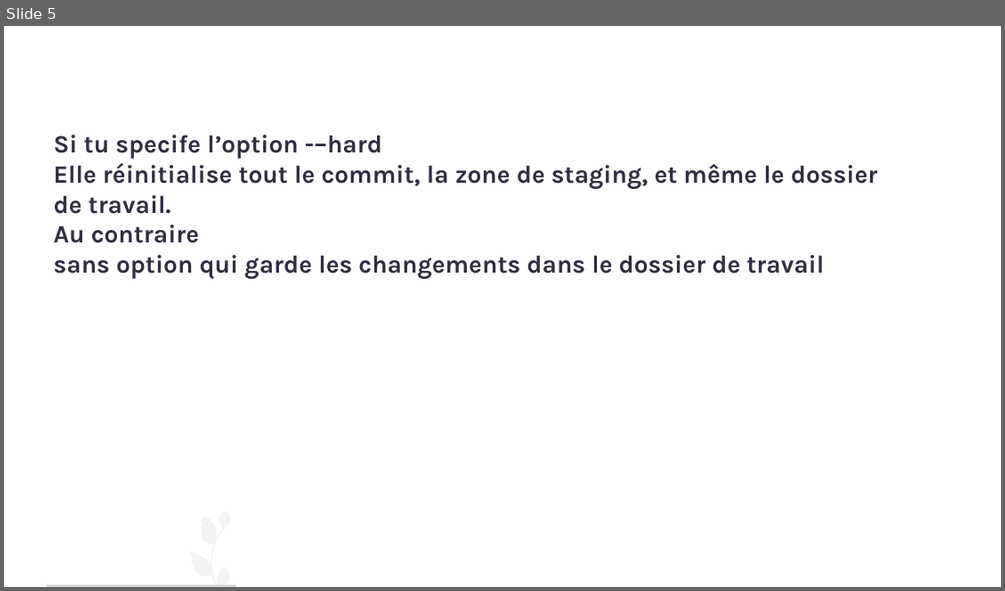
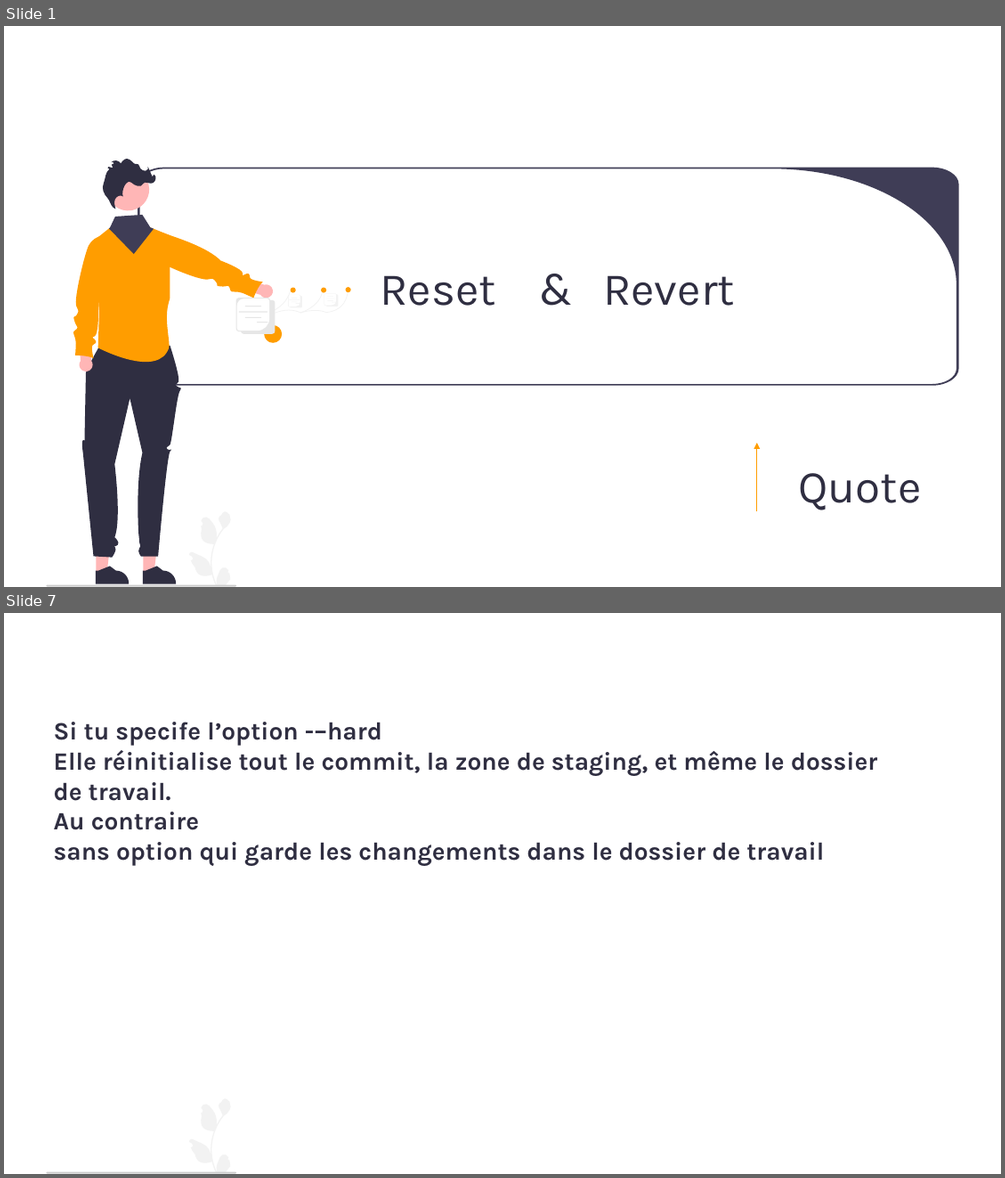
Before and after one commit to AbdessamadAbdaoui/Presentation_Git, a slide deck: presentation_Git.pptx. Shown one above the other, each under a label of ours: slide 5 before the commit, slides 1 and 7 after it; the slides between them are not shown. The pictures are 1005x591 and 1005x1178 pixels, drawn with LibreOffice and Linux fonts; fonts in the diff are those of the drawing. Boxes give left, top, right and bottom in pixels: in the first picture for what was removed or moved away, otherwise in the second. Text is boxed around its words. In the diff, an @@ line names an element or a change of style, - is before the commit and + after.

```diff
--- a/presentation_Git.pptx
+++ b/presentation_Git.pptx
@@ slide 1 added at (x1=4, y1=26, x2=1001, y2=587), background #FFFFFF @@
@@ freeform shape added at (x1=103, y1=159, x2=156, y2=208), fill #2F2E41 @@
@@ freeform shape added at (x1=107, y1=168, x2=150, y2=210), fill #FFB6B6 @@
@@ freeform shape added at (x1=138, y1=168, x2=959, y2=386), fill #3F3D56 @@
@@ freeform shape added at (x1=127, y1=211, x2=131, y2=211), fill #F2F2F2 @@
@@ freeform shape added at (x1=73, y1=235, x2=104, y2=358), fill #FF9D00 @@
@@ freeform shape added at (x1=97, y1=227, x2=170, y2=362), fill #FF9D00 @@
@@ freeform shape added at (x1=109, y1=215, x2=154, y2=254), fill #3F3D56 @@
@@ freeform shape added at (x1=150, y1=230, x2=263, y2=298), fill #FF9D00 @@
@@ freeform shape added at (x1=241, y1=279, x2=273, y2=298), fill #FFB6B6 @@
@@ text added at (x1=380, y1=275, x2=735, y2=305), 44 pt, text #2F2E41 @@
+Reset & Revert
@@ group added at (x1=235, y1=287, x2=351, y2=343): 28 freeform shapes @@
@@ freeform shape added at (x1=79, y1=339, x2=92, y2=371), fill #FFB6B6 @@
@@ freeform shape added at (x1=82, y1=346, x2=181, y2=557), fill #2F2E41 @@
@@ arrow added from (757, 511) to (757, 443), #FF9D00 0.5 pt @@
@@ text added at (x1=798, y1=473, x2=921, y2=510), 44 pt, text #2F2E41 @@
+Quote
@@ freeform shape added at (x1=96, y1=531, x2=112, y2=572), fill #FFB6B6 @@
@@ freeform shape added at (x1=143, y1=531, x2=159, y2=572), fill #FFB6B6 @@
@@ freeform shape added at (x1=189, y1=511, x2=231, y2=585), fill #F2F2F2 @@
@@ freeform shape added at (x1=46, y1=585, x2=236, y2=586), fill #CCCCCC @@
@@ freeform shape added at (x1=96, y1=566, x2=129, y2=584), fill #2F2E41 @@
@@ freeform shape added at (x1=143, y1=566, x2=176, y2=584), fill #2F2E41 @@
@@ what was slide 5 is now slide 7 @@
```
Also in this commit, not shown: 15 slides changed, 7 other slides added, 6 slides removed, 1 other file.
